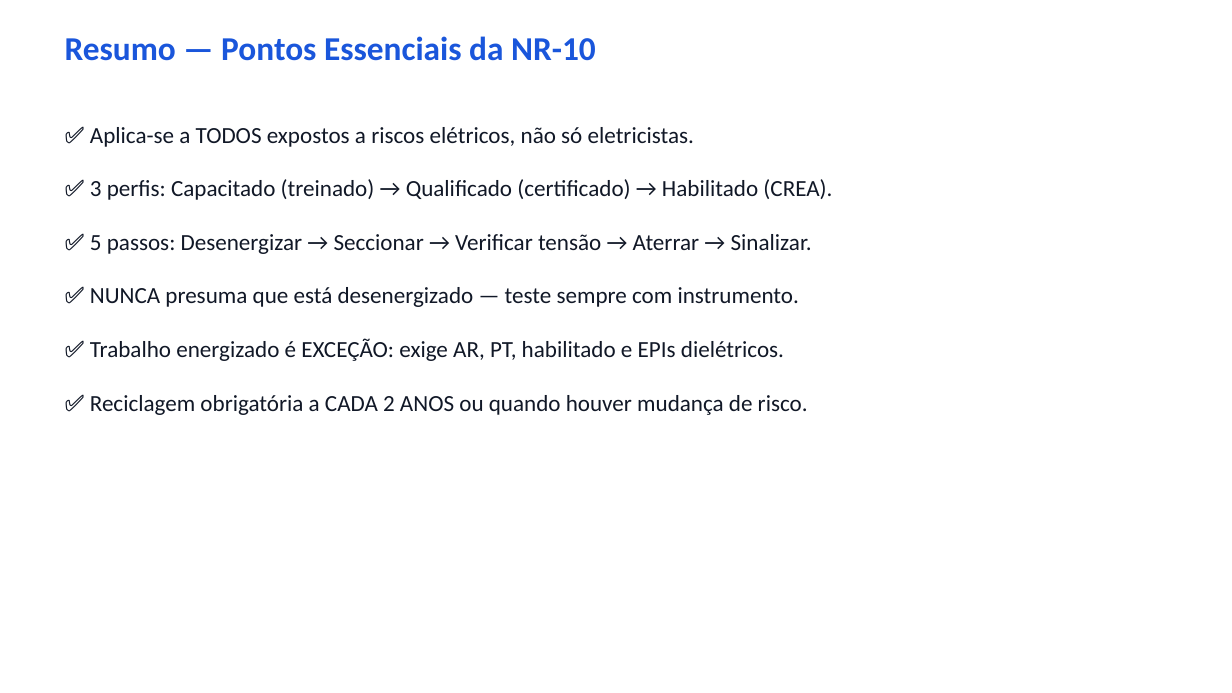
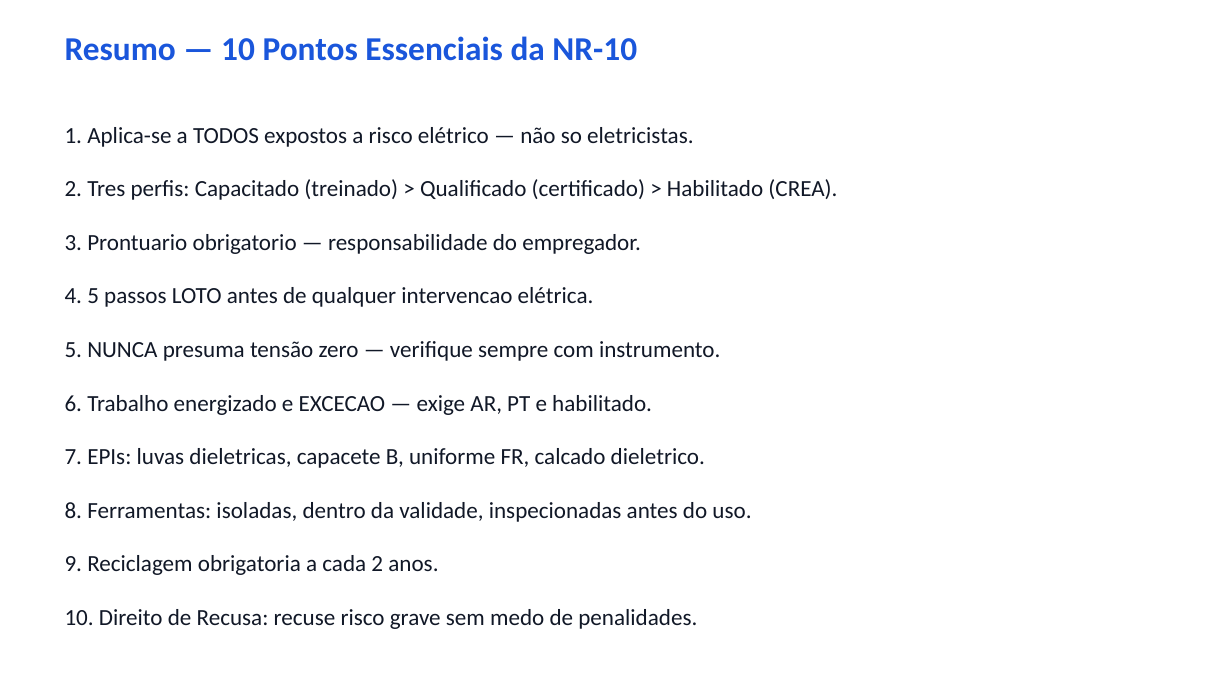
Before and after one commit to sanicolauvix/quiz-nr, a slide deck: slide 15 of 04_NR10.pptx (slide 10 before the commit). Drawn at 1232x693 pixels with LibreOffice and Linux fonts; fonts in the diff are those of the drawing. Boxes give left, top, right and bottom in pixels: in the first picture for what was removed or moved away, otherwise in the second. Text is boxed around its words. In the diff, an @@ line names an element or a change of style, - is before the commit and + after.

```diff
--- a/04_NR10.pptx
+++ b/04_NR10.pptx
@@ text at [65, 36, 637, 61]: text changed @@
-Resumo — Pontos Essenciais da NR-10
+Resumo — 10 Pontos Essenciais da NR-10
@@ text at [65, 127, 693, 147]: text changed @@
-✅ Aplica-se a TODOS expostos a riscos elétricos, não só eletricistas.
+1. Aplica-se a TODOS expostos a risco elétrico — não so eletricistas.
@@ text at [65, 179, 837, 200]: text changed @@
-✅ 3 perfis: Capacitado (treinado) → Qualificado (certificado) → Habilitado (CREA).
+2. Tres perfis: Capacitado (treinado) > Qualificado (certificado) > Habilitado (CREA).
@@ text at [65, 234, 641, 254]: text changed @@
-✅ 5 passos: Desenergizar → Seccionar → Verificar tensão → Aterrar → Sinalizar.
+3. Prontuario obrigatorio — responsabilidade do empregador.
@@ text added at [65, 287, 594, 307], 18 pt, text #111827 @@
+4. 5 passos LOTO antes de qualquer intervencao elétrica.
@@ text at [65, 341, 720, 361]: text changed @@
-✅ NUNCA presuma que está desenergizado — teste sempre com instrumento.
+5. NUNCA presuma tensão zero — verifique sempre com instrumento.
@@ text at [65, 395, 652, 415]: text changed @@
-✅ Trabalho energizado é EXCEÇÃO: exige AR, PT, habilitado e EPIs dielétricos.
+6. Trabalho energizado e EXCECAO — exige AR, PT e habilitado.
@@ text removed at [90, 395, 808, 415] @@
-✅ Reciclagem obrigatória a CADA 2 ANOS ou quando houver mudança de risco.
@@ text added at [65, 448, 705, 468], 18 pt, text #111827 @@
+7. EPIs: luvas dieletricas, capacete B, uniforme FR, calcado dieletrico.
@@ text added at [65, 502, 751, 522], 18 pt, text #111827 @@
+8. Ferramentas: isoladas, dentro da validade, inspecionadas antes do uso.
@@ text added at [65, 555, 438, 575], 18 pt, text #111827 @@
+9. Reciclagem obrigatoria a cada 2 anos.
@@ text added at [65, 609, 697, 629], 18 pt, text #111827 @@
+10. Direito de Recusa: recuse risco grave sem medo de penalidades.
```
Also in this commit, not shown: 8 other slides changed, 6 slides added, 1 slide removed, 7 other files.
